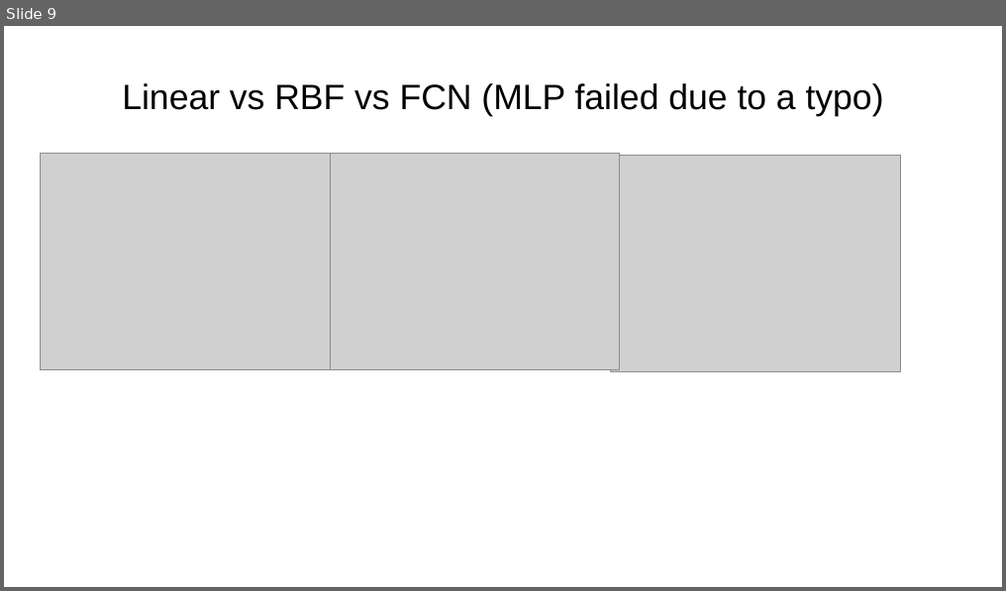
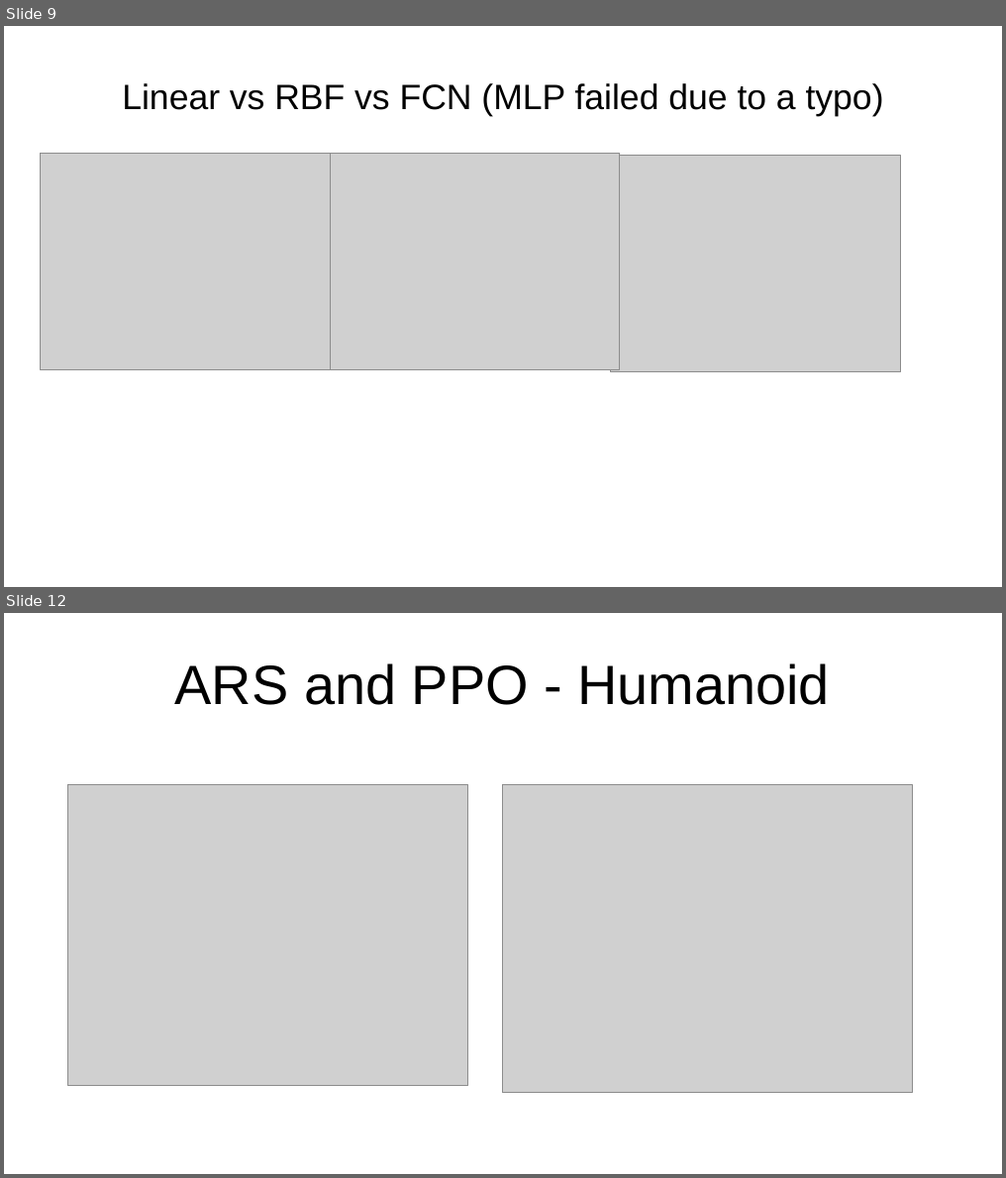
Before and after one commit to sgillen/seagul, a slide deck: seagul/rllib/rllib_with_rbf/Temporary_Results.odp. Shown one above the other, each under a label of ours: slide 9 before the commit, slides 9 and 12 after it; the slides between them are not shown. The pictures are 1006x591 and 1006x1178 pixels, drawn with LibreOffice and Linux fonts; fonts in the diff are those of the drawing; grey boxes stand for pictures. Boxes give left, top, right and bottom in pixels: in the first picture for what was removed or moved away, otherwise in the second. Text is boxed around its words. In the diff, an @@ line names an element or a change of style, - is before the commit and + after.

```diff
--- a/seagul/rllib/rllib_with_rbf/Temporary_Results.odp
+++ b/seagul/rllib/rllib_with_rbf/Temporary_Results.odp
@@ slide 12 added at box(4, 613, 1002, 1174), background #FFFFFF @@
@@ title added at box(175, 663, 830, 705), 44 pt, text #000000 @@
+ARS and PPO - Humanoid
@@ picture added at box(67, 785, 467, 1085) @@
@@ picture added at box(502, 785, 912, 1093) @@
```
Also in this commit, not shown: 2 other slides added, 6 other files.
